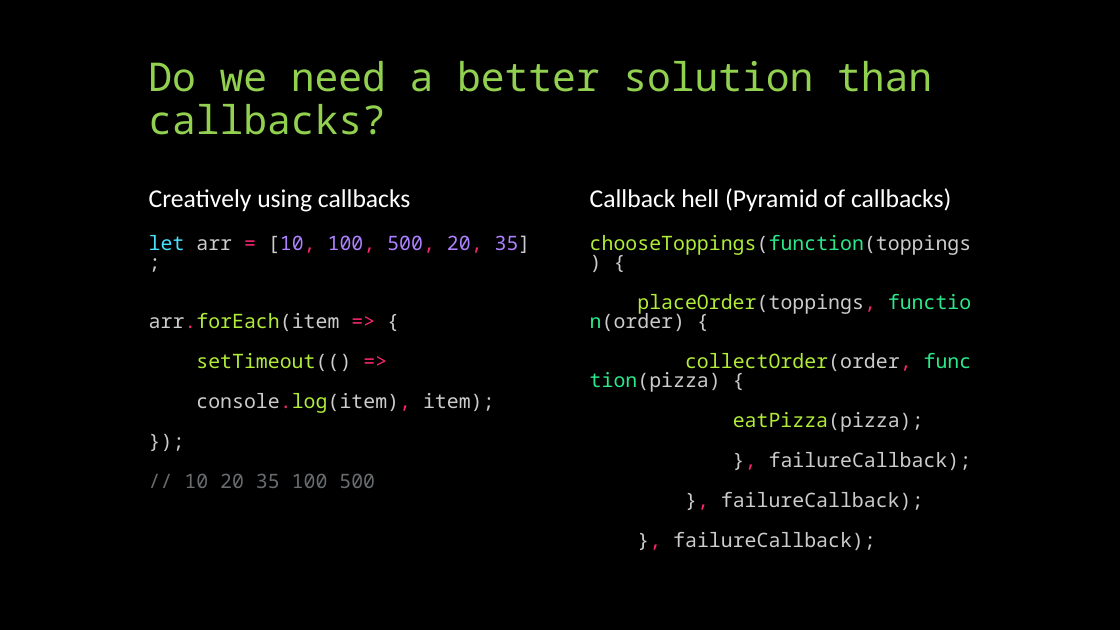
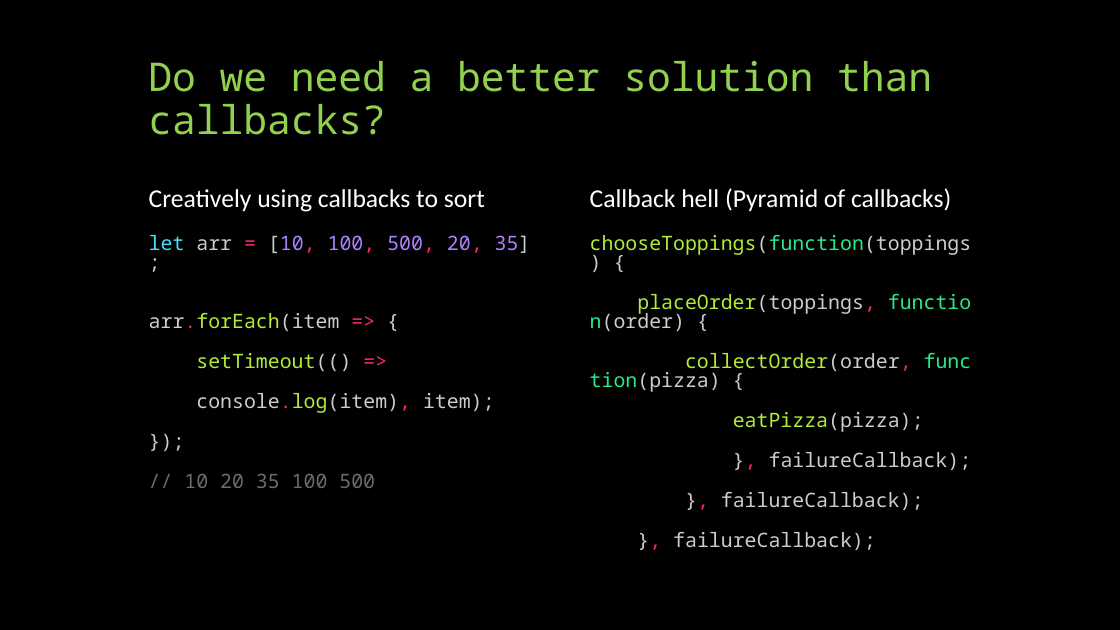
Before and after one commit to sneaky-potato/KOSS-Selection-Tasks, a slide deck: slide 7 of Async Await Promises and Callbacks in JavaScript.pptx (slide 6 before the commit). Drawn at 1120x630 pixels with LibreOffice and Linux fonts; fonts in the diff are those of the drawing. Boxes give left, top, right and bottom in pixels: in the first picture for what was removed or moved away, otherwise in the second. Text is boxed around its words. In the diff, an @@ line names an element or a change of style, - is before the commit and + after.

```diff
--- a/Async Await Promises and Callbacks in JavaScript.pptx
+++ b/Async Await Promises and Callbacks in JavaScript.pptx
@@ text at [149,189,485,212]: text changed @@
-Creatively using callbacks
+Creatively using callbacks to sort
```
Also in this commit, not shown: 3 other slides changed, 2 slides added.
